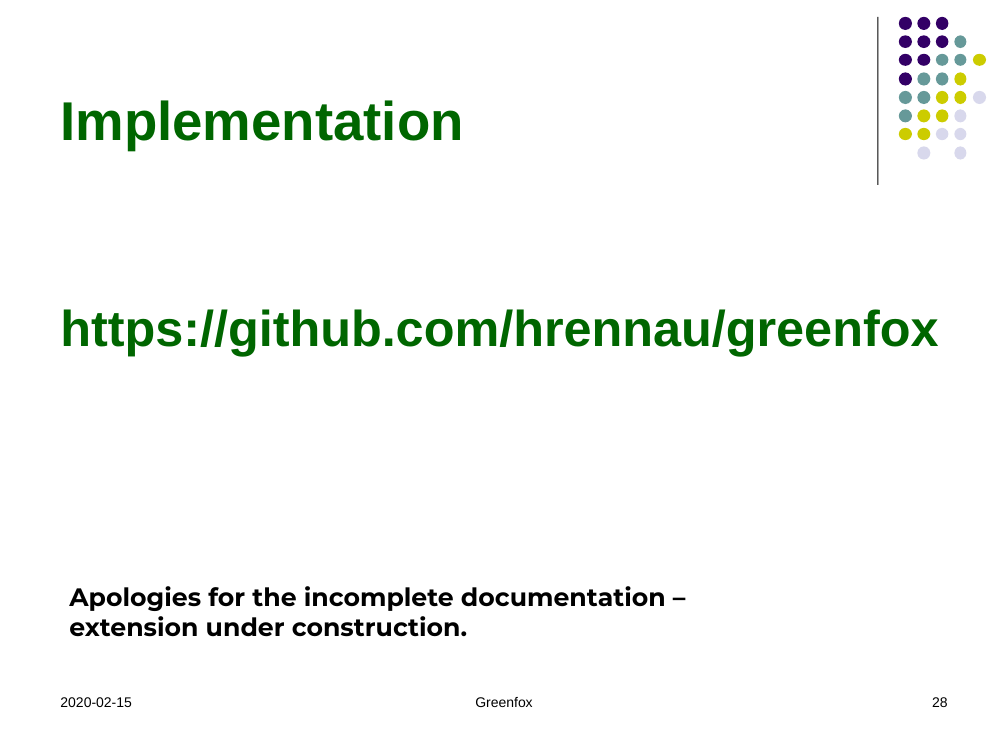
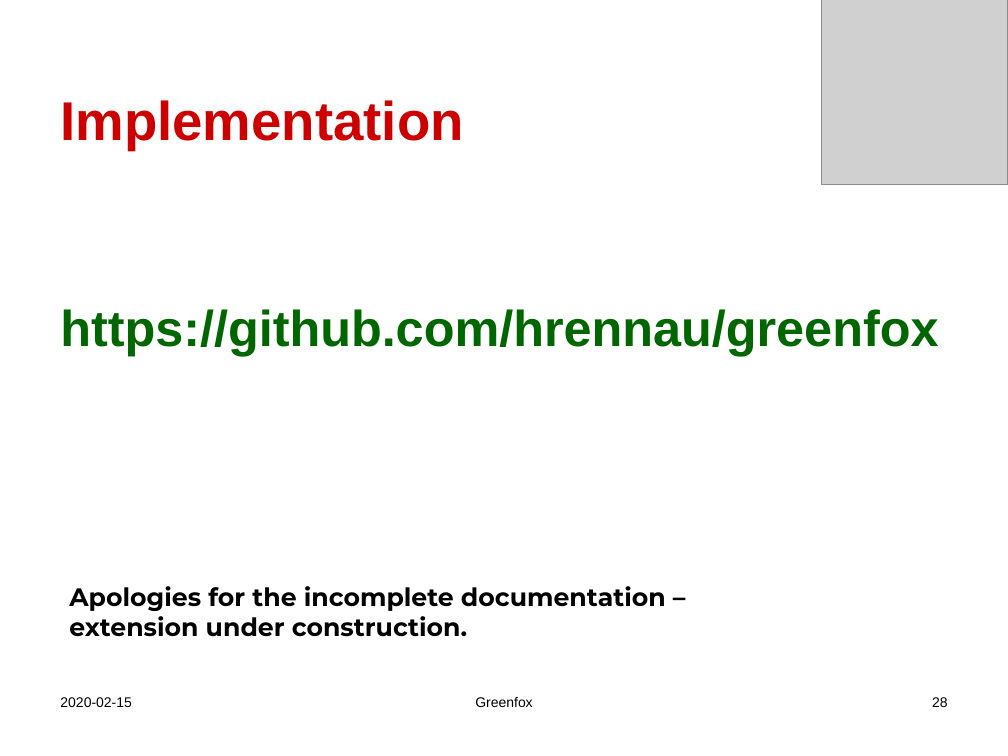
Before and after one commit to hrennau/greenfox, a slide deck: slide 28 of documentation/greenfox-xmlprague-2020.pptx. Drawn at 1008x756 pixels with LibreOffice and Linux fonts; fonts in the diff are those of the drawing; grey boxes stand for pictures. Boxes give left, top, right and bottom in pixels: in the first picture for what was removed or moved away, otherwise in the second. Text is boxed around its words. In the diff, an @@ line names an element or a change of style, - is before the commit and + after.

Commit message:
Small refinements of Powerpoint xmlprague 2020.

```diff
--- a/documentation/greenfox-xmlprague-2020.pptx
+++ b/documentation/greenfox-xmlprague-2020.pptx
@@ title "Implementation" at (60, 100, 463, 150): text colour #006600 to #CC0000 @@
@@ picture added at (822, 0, 1007, 184) @@
@@ group removed at (899, 17, 986, 159): 31 ellipses @@
```
Also in this commit, not shown: 1 other file.
